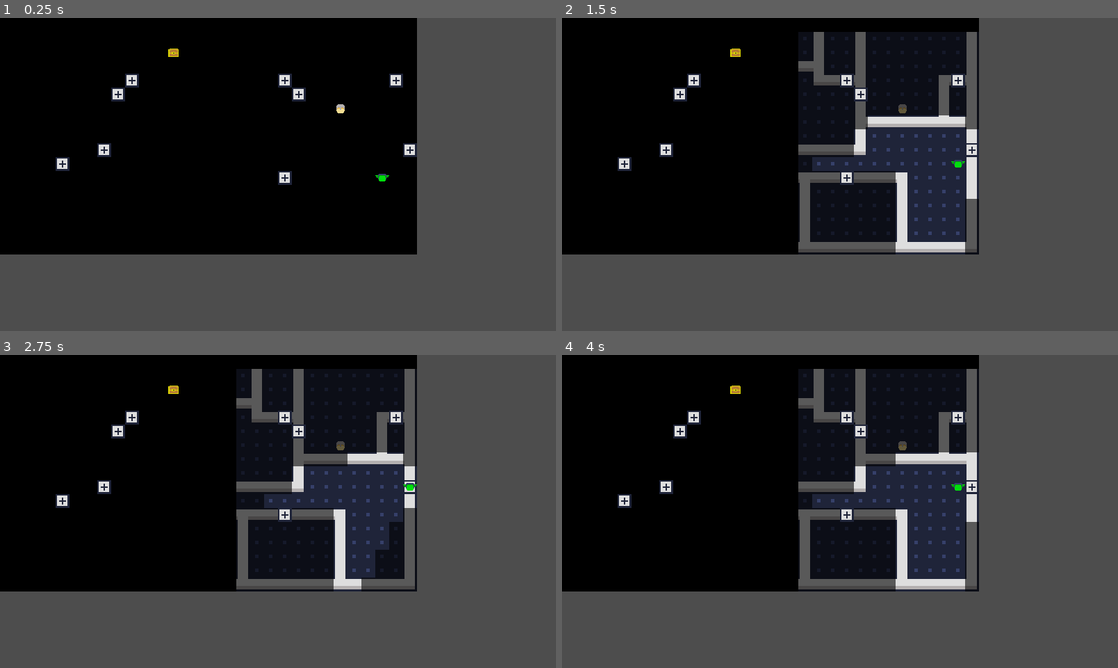
Above: before the commit, frames 1-4 (two rows, left to right).
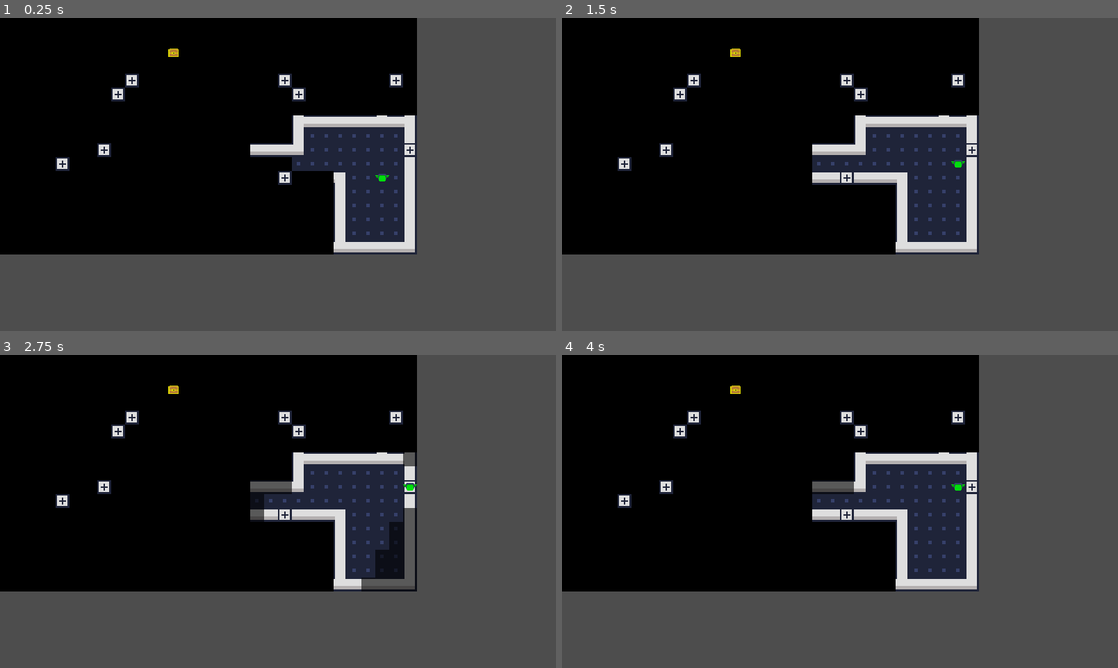
Above: after the commit, the same moments.

Repository: RayCPreston/treasure-goblin
Game: Godot game, scene res://scenes/levels/poc.tscn
Same seed, same stepped clock (60 frames per second), same inputs: the game is played once before the commit and once after it.
Inputs:
- Up to frame 1 (0.25 s): no input
- Up to frame 2 (1.5 s): tap Enter at 0.5 s; tap L (move_e) at 0.6 s; tap Space at 1.25 s; tap K (move_n) at 1.35 s
- Up to frame 3 (2.75 s): tap Enter at 2 s; tap U (move_ne) at 2.1 s
- Up to frame 4 (4 s): tap Space at 2.75 s; tap Y (move_nw) at 2.85 s; tap Enter at 3.5 s; tap J (move_s) at 3.6 s

The runs differ from the first frame. In frame 1, 8.2% of the frame differs, in the area x 45-75%, y 27-76%; in frame 2, 5.0%; in frame 3, 4.3%; in frame 4, 4.9%.

Commit message:
Finalize player FOV algorithm

Diff:
--- a/project/scenes/actors/goblin.tscn
+++ b/project/scenes/actors/goblin.tscn
@@ -9,6 +9,7 @@
 [node name="Node2D" type="Node2D" unique_id=437332451]
 z_index = 5
 script = ExtResource("1_q6353")
+hide_if_not_visible = false
 
 [node name="Sprite2D" type="Sprite2D" parent="." unique_id=1768811708]
 texture = ExtResource("1_8ji8l")
--- a/project/scripts/actors/entity.gd
+++ b/project/scripts/actors/entity.gd
@@ -4,6 +4,7 @@
 @export var is_passable: bool = false
 @export var is_interactable: bool = false
 @export var entity_name: String = ""
+@export var hide_if_not_visible = true
 @export var tween_duration: float = 0.1
 
 signal turn_ended
@@ -66,7 +67,16 @@
 		.set_ease(Tween.EASE_OUT)
 
 func refresh_visibility() -> void:
-	modulate = VisionManager.get_cell_color(cell)
+	if not hide_if_not_visible:
+		return
+	var visibility_state = VisionManager.get_state(cell)
+	match visibility_state:
+		PlayerFov.VisionState.VISIBLE:
+			visible = true
+			modulate = VisionManager.COLOR_VISIBLE
+		PlayerFov.VisionState.REMEMBERED, PlayerFov.VisionState.UNSEEN:
+			visible = false
+
 
 func world_to_cell(world_pos: Vector2) -> Vector2i:
 	return Vector2i(world_pos / Constants.TILE_SIZE)
--- a/project/scripts/actors/player.gd
+++ b/project/scripts/actors/player.gd
@@ -8,7 +8,7 @@
 func _ready() -> void:
 	super()
 	TurnManager.register_player(self)
-	_compute_fov()
+	call_deferred("_compute_fov")
 
 func _unhandled_input(event: InputEvent) -> void:
 	if not TurnManager.is_player_turn():
@@ -32,4 +32,5 @@
 	super()
 
 func _compute_fov() -> void:
+	print("[FOV] computing at cell=%s  TileManager ready=%s" % [cell, TileManager.is_opaque(cell)])
 	vision_updated.emit(fov.compute(cell))
--- a/project/scripts/util/actors/player/player_fov.gd
+++ b/project/scripts/util/actors/player/player_fov.gd
@@ -41,17 +41,19 @@
 func _scan(origin: Vector2i, quadrant: int, row: int, start_slope: float, end_slope: float) -> void:
 	if row > max_range:
 		return
-	if start_slope > end_slope:
+	if start_slope >= end_slope:
 		return
 	var min_col: int = int(floor(float(row) * start_slope + 0.5))
-	var max_col: int = int(floor(float(row) * end_slope - 0.5)) + 1
+	var max_col: int = int(ceil(float(row) * end_slope - 0.5))
 	var prev_was_opaque: bool = false
 	for col in range(min_col, max_col + 1):
 		var cell: Vector2i = _transform(origin, quadrant, row, col)
 		var is_opaque: bool = TileManager.is_opaque(cell)
 		var is_symmetric: bool = _is_symmetric(origin, quadrant, row, col, start_slope, end_slope)
-		if is_symmetric:
-			print("Inside 'is_symmetric` condition. Cell=%s q=%d row=%d col=%d start=%.3f end=%.3f" % [cell, quadrant, row, col, start_slope, end_slope])
+		if is_opaque or is_symmetric:
+			if is_symmetric and cell == Vector2i(23, 6):
+				print("[FOV] (23,6) revealed as FLOOR via symmetry: q=%d row=%d col=%d start=%.3f end=%.3f" % [quadrant, row, col, start_slope, end_slope])
+				print("[FOV] (23,6) is_opaque=%s" % TileManager.is_opaque(cell))
 			_memory[cell] = VisionState.VISIBLE
 		if prev_was_opaque and not is_opaque:
 			start_slope = _slope(row, col)
